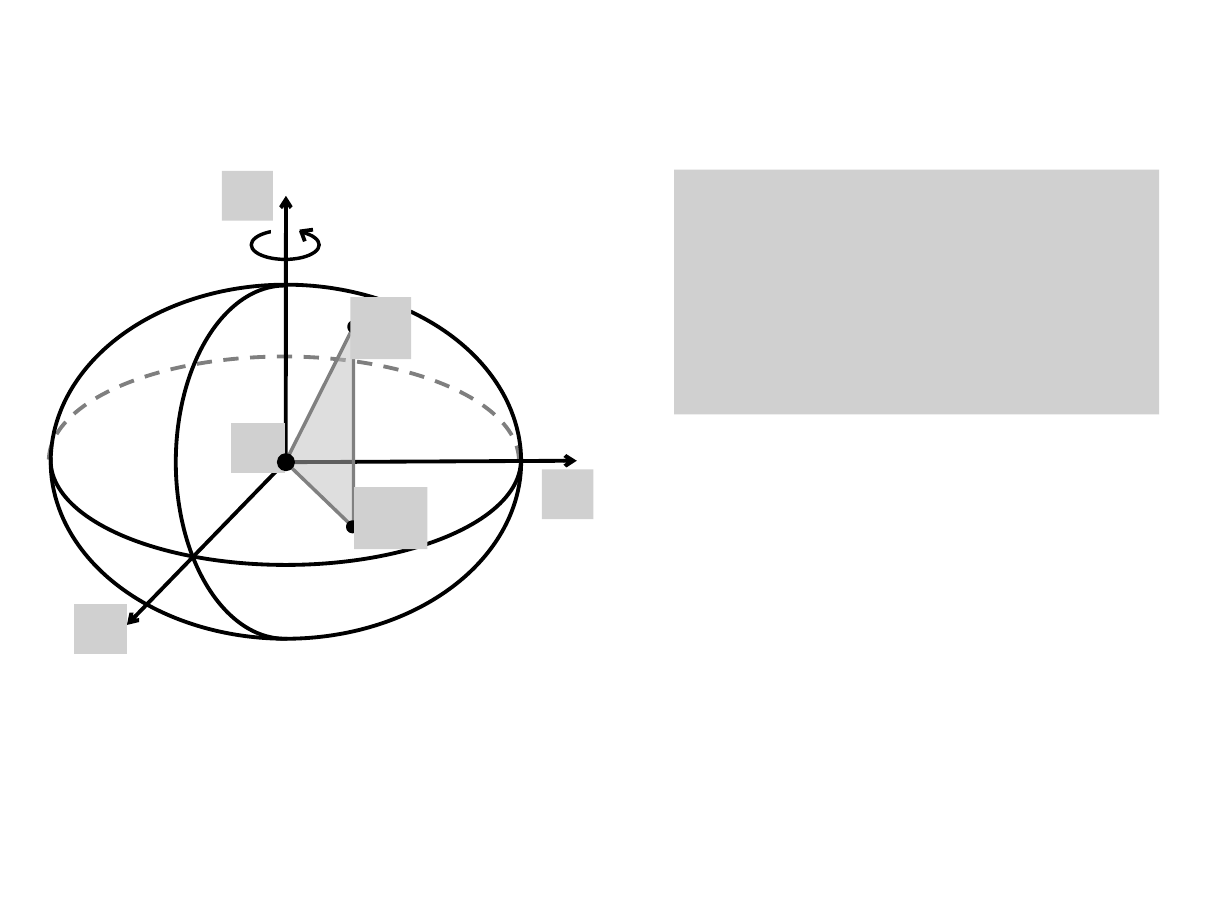
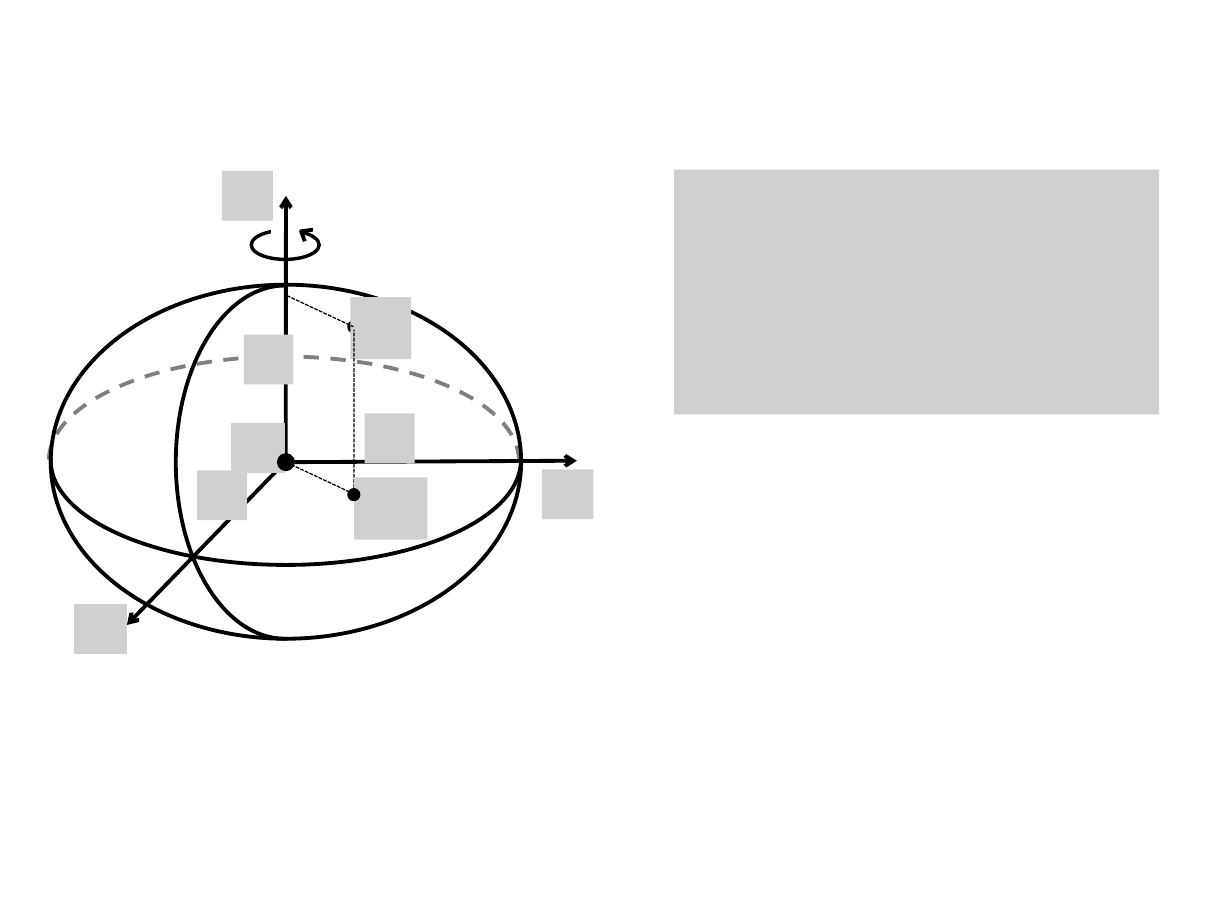
Before and after one commit to pinga-lab/CE-VII-SimBGf-2016, a slide deck: slide 20 of slides/3_sistemas_coordenadas.pptx (slide 11 before the commit). Drawn at 1232x924 pixels with LibreOffice and Linux fonts; fonts in the diff are those of the drawing; grey boxes stand for pictures. Boxes give left, top, right and bottom in pixels: in the first picture for what was removed or moved away, otherwise in the second. Text is boxed around its words. In the diff, an @@ line names an element or a change of style, - is before the commit and + after.

```diff
--- a/slides/3_sistemas_coordenadas.pptx
+++ b/slides/3_sistemas_coordenadas.pptx
@@ line added from (287, 296) to (354, 326), #000000 0.75 pt dashed @@
@@ freeform shape removed at <box>286,326,354,527</box> @@
@@ picture added at <box>244,335,293,384</box> @@
@@ line added from (354, 493) to (354, 330), #000000 0.75 pt dashed @@
@@ picture added at <box>365,414,415,463</box> @@
@@ picture added at <box>197,471,248,520</box> @@
@@ line added from (287, 462) to (354, 494), #000000 0.75 pt dashed @@
@@ picture: place and size @@
-picture at <box>354,487,428,548</box>
+picture at <box>354,478,428,540</box>
@@ ellipse: place and size @@
-ellipse at <box>347,522,357,532</box>
+ellipse at <box>349,490,359,500</box>
```
Also in this commit, not shown: 7 other slides changed, 15 slides added, 6 slides removed.
